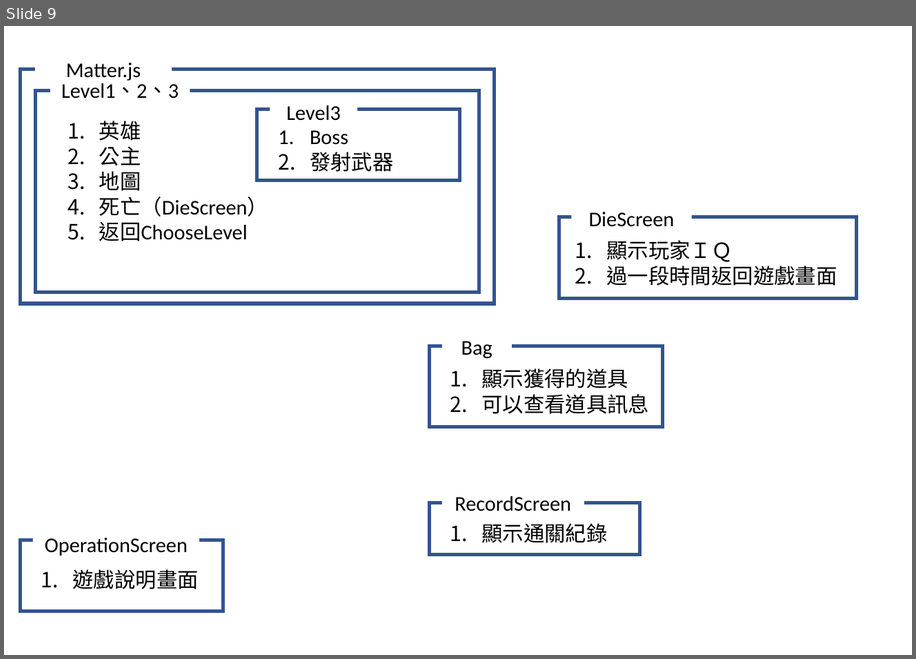
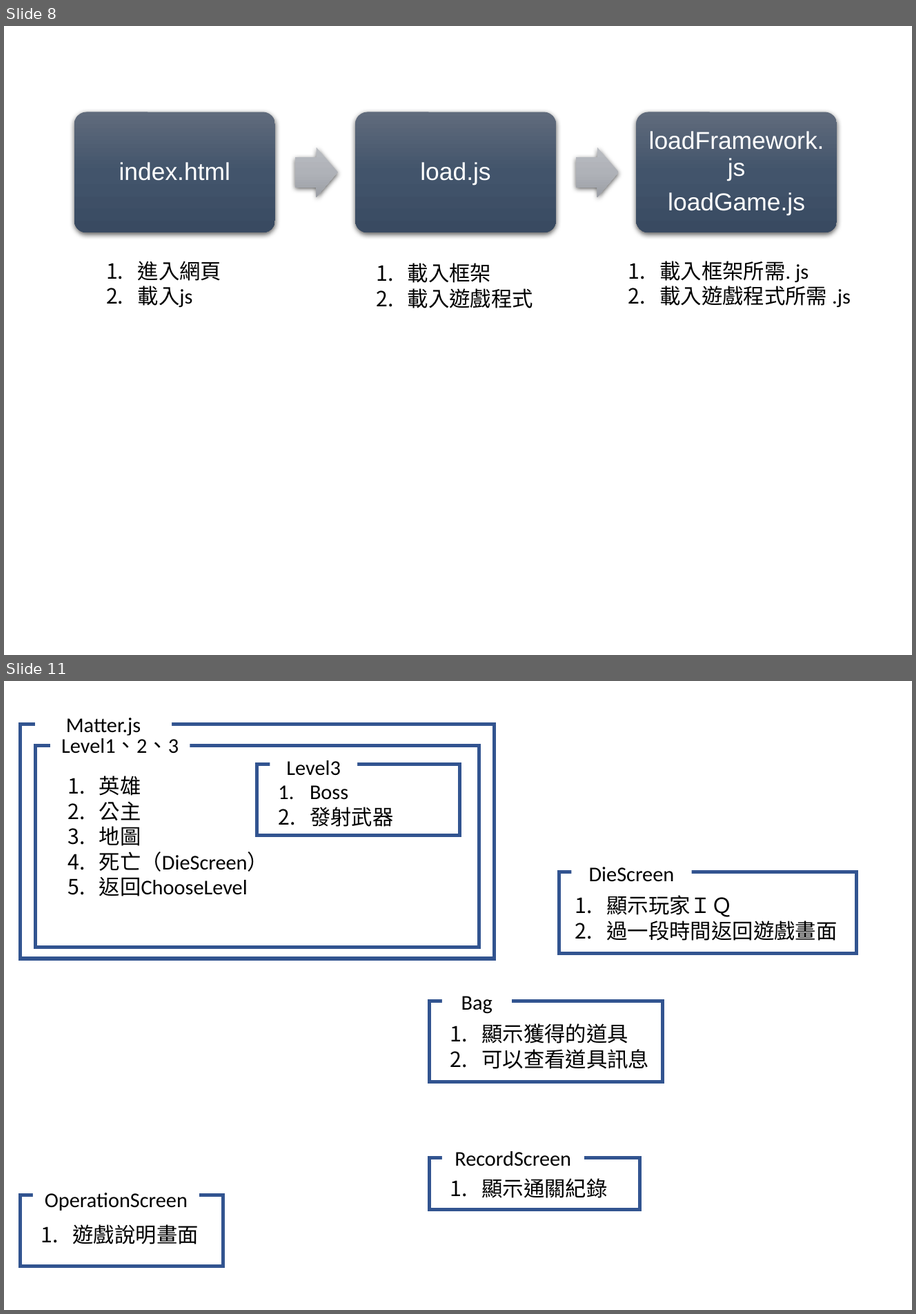
Before and after one commit to YangKelvin/SuperAdventure, a slide deck: images/簡報1.pptx. Shown one above the other, each under a label of ours: slide 9 before the commit, slides 8 and 11 after it; the slides between them are not shown. The pictures are 916x659 and 916x1314 pixels, drawn with LibreOffice and Linux fonts; fonts in the diff are those of the drawing. Boxes give left, top, right and bottom in pixels: in the first picture for what was removed or moved away, otherwise in the second. Text is boxed around its words. In the diff, an @@ line names an element or a change of style, - is before the commit and + after.

```diff
--- a/images/簡報1.pptx
+++ b/images/簡報1.pptx
@@ slide 8 added at bbox=[4, 26, 912, 655], background #FFFFFF @@
@@ group added at bbox=[74, 112, 837, 233]: 3 rounded rectangles, 3 texts, 2 right arrows @@
+index.html
+load.js
+loadFramework.js
+loadGame.js
@@ text added at bbox=[138, 261, 221, 308], 18 pt, text #000000 @@
+1. 進入網頁
+2. 載入js
@@ text added at bbox=[408, 263, 533, 308], 18 pt, text #000000 @@
+1. 載入框架
+2. 載入遊戲程式
@@ text added at bbox=[660, 261, 851, 308], 18 pt, text #000000 @@
+1. 載入框架所需. js
+2. 載入遊戲程式所需 .js
@@ what was slide 9 is now slide 11 @@
```
Also in this commit, not shown: 1 slide changed, 2 other slides added, 1 slide removed, 9 other files.
